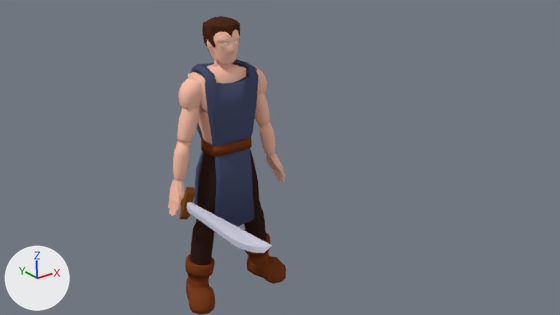
One commit to the Blender file models/guy3.blend: the scene before it, then after it.
The view is the same before and after, from the file's camera 'Camera'. The lights are fixed; the arrows at lower left show +X, +Y and +Z.

Names of what the first picture shows: 'blade', 'guy3'.
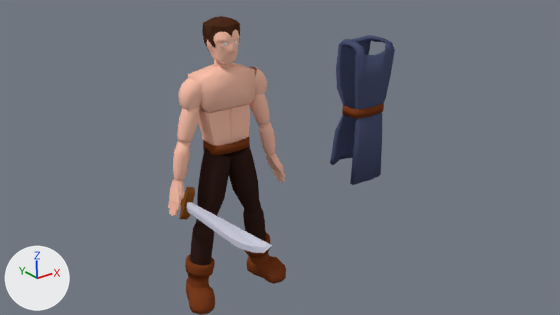
What differs and where, as boxes [x1, y1, x2, y2] in the pictures (560 x 315 px; the box of a moved part takes in the faces that stretch with it):
'guy3.002', added (blue): after [330, 35, 395, 185]
    faces in mat_material_003 (dark blue #4a5270): [330, 35, 395, 185]
    faces in mat_marroncuero (brown #7a3d1f): [342, 103, 384, 118]
part 1 of me_cube_005, moved or reshaped: before [201, 137, 252, 156]; after [203, 137, 250, 155]
part 2 of me_cube_005, deleted (blue): before [191, 59, 258, 233]

The change, as a list of edits to the scene's bpy script:
```text
Change me_cube_005:
    where me_cube_005.from_pydata(...)  # 11125 vertices, 11030 faces; spans x -2.58..2.61, y -1.05..1.12, z -6.38..4.84
    used by ob_guy3; location = (-0.12, 0.05, 8.49)
    me_cube_005 part 1: the loose piece of 128 vertices spanning x -0.92..0.9, y -0.58..0.68, z -0.12..0.28 is scaled about its middle by 0.923
    me_cube_005 part 2: the loose piece of 266 vertices spanning x -1.1..1.07, y -0.73..1.12, z -3.22..3.21 is deleted
    remove me_cube_005.materials.append(mat_material_003)  # dark blue #4a5270
Add me_cube_002:
    me_cube_002.from_pydata(...)  # 394 vertices, 388 faces; spans x -1.07..1.1, y -0.82..1.03, z -3.56..2.88
    me_cube_002.polygons.foreach_set('use_smooth', [True] * 388)
    # faces by material slot: [128, 260]
    me_cube_002.materials.append(mat_marroncuero)  # brown #7a3d1f
    me_cube_002.materials.append(mat_material_003)  # dark blue #4a5270
Add ob_guy3_002:
    ob_guy3_002 = bpy.data.objects.new('guy3.002', me_cube_002)
    ob_guy3_002.location = (7.04, 0.14, 8.82)
```
